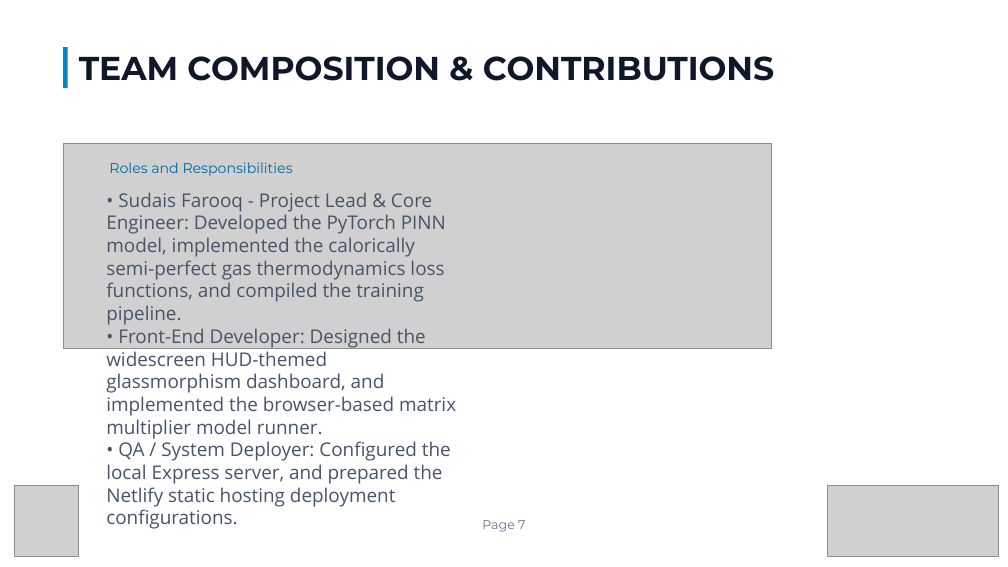
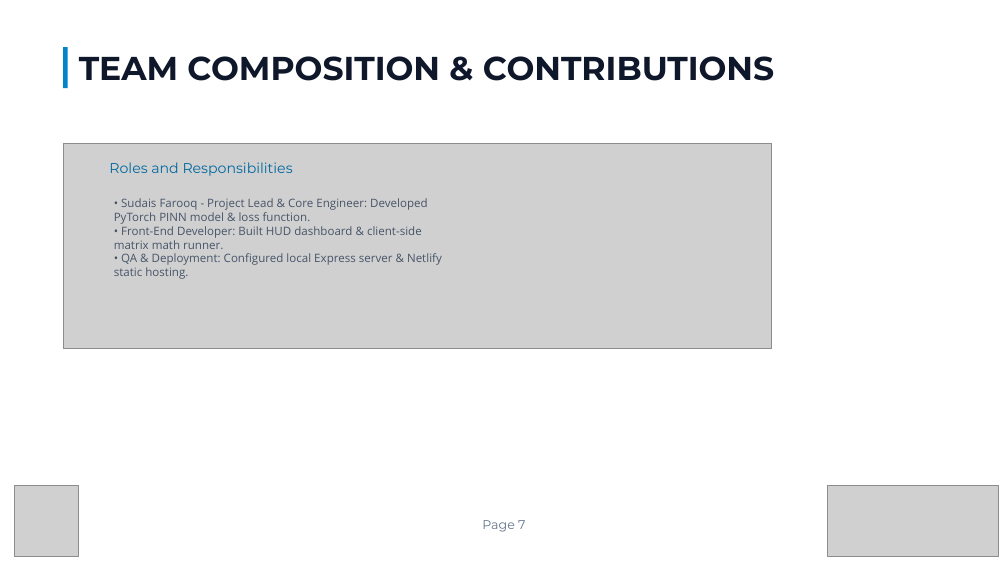
Before and after one commit to SudaisFarooq/Aerothon, a slide deck: slide 8 of 6a45efcfcf7a7_IIT_Indore-HAL_Hackathon_Template.pptx. Drawn at 1008x567 pixels with LibreOffice and Linux fonts; fonts in the diff are those of the drawing; grey boxes stand for pictures; background and template pictures are left out. Boxes give left, top, right and bottom in pixels: in the first picture for what was removed or moved away, otherwise in the second. Text is boxed around its words. In the diff, an @@ line names an element or a change of style, - is before the commit and + after.

```diff
--- a/6a45efcfcf7a7_IIT_Indore-HAL_Hackathon_Template.pptx
+++ b/6a45efcfcf7a7_IIT_Indore-HAL_Hackathon_Template.pptx
@@ text at <box>114,198,442,279</box>: text changed; size 18 to 11 pt @@
-• Sudais Farooq - Project Lead & Core Engineer: Developed the PyTorch PINN model, implemented the calorically semi-perfect gas thermodynamics loss functions, and compiled the training pipeline.
-• Front-End Developer: Designed the widescreen HUD-themed glassmorphism dashboard, and implemented the browser-based matrix multiplier model runner.
-• QA / System Deployer: Configured the local Express server, and prepared the Netlify static hosting deployment configurations.
+• Sudais Farooq - Project Lead & Core Engineer: Developed PyTorch PINN model & loss function.
+• Front-End Developer: Built HUD dashboard & client-side matrix math runner.
+• QA & Deployment: Configured local Express server & Netlify static hosting.
```
Also in this commit, not shown: 7 other slides changed.
